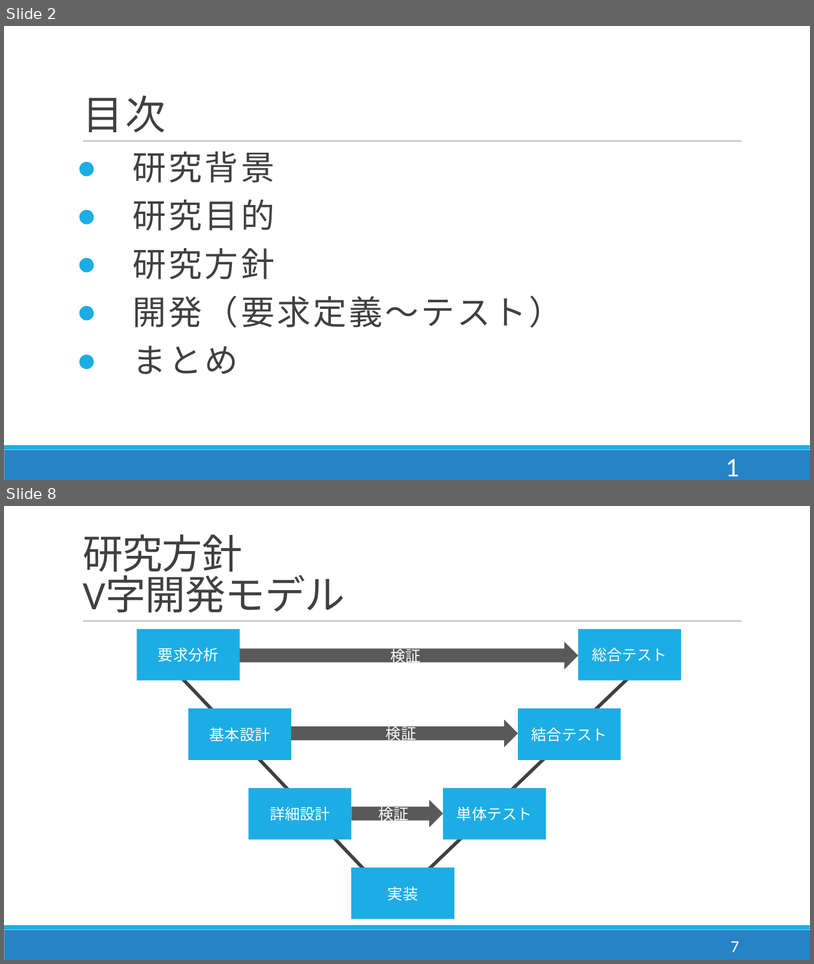
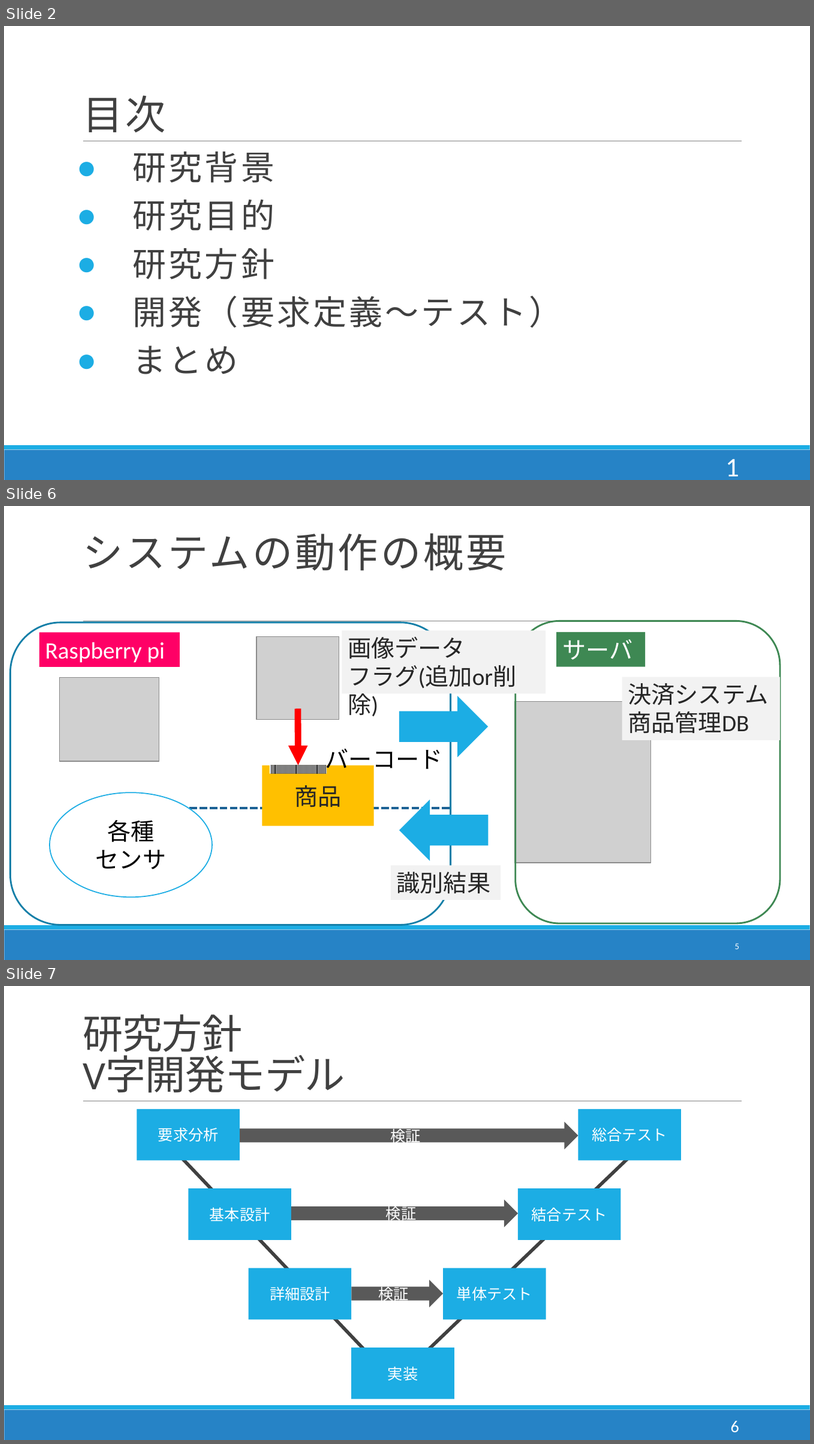
Before and after one commit to DJ956/YoloBarcodeReader, a slide deck: プレゼン/enpit_dan.pptx. Shown one above the other, each under a label of ours: slides 2 and 8 before the commit, slides 2, 6 and 7 after it; the slides between them are not shown. The pictures are 814x964 and 814x1444 pixels, drawn with LibreOffice and Linux fonts; fonts in the diff are those of the drawing; grey boxes stand for pictures. Boxes give left, top, right and bottom in pixels: in the first picture for what was removed or moved away, otherwise in the second. Text is boxed around its words. In the diff, an @@ line names an element or a change of style, - is before the commit and + after.

```diff
--- a/プレゼン/enpit_dan.pptx
+++ b/プレゼン/enpit_dan.pptx
@@ slide 6 added at (4,506,810,960), background #FFFFFF; not listed: 3 template elements that a slide beside it also shows @@
@@ title added at (83,533,507,571), 48 pt, text #404040 @@
+システムの動作の概要
@@ rounded rectangle added at (10,622,450,925), outline #1580A9 2 pt @@
@@ rectangle added at (342,631,546,694), fill #F2F2F2, 28 pt, text #262626 @@
+画像データ
+フラグ(追加or削除)
@@ rounded rectangle added at (516,621,781,924), outline #3E8853 2 pt @@
@@ rectangle added at (39,633,179,667), fill #FF0066, 28 pt, text #FFFFFF @@
+Raspberry pi
@@ picture added at (257,637,340,720) @@
@@ rectangle added at (557,632,646,666), fill #3E8853, 28 pt, text #FFFFFF @@
+サーバ
@@ picture added at (60,677,159,761) @@
@@ rectangle added at (622,676,780,739), fill #F2F2F2, 28 pt, text #262626 @@
+決済システム
+商品管理DB
@@ right arrow added at (399,696,489,757), fill #1CADE4 @@
@@ picture added at (515,702,651,862) @@
@@ arrow added from (298, 709) to (299, 765), #FF0000 7.75 pt @@
@@ text added at (326,748,443,774), 28 pt, text #000000 @@
+バーコード
@@ rectangle added at (263,766,374,826), fill #FFC000, 28 pt, text #262626 @@
+商品
@@ rectangle added at (270,765,327,774), fill pattern #000000 on #FFFFFF @@
@@ ellipse added at (50,792,212,897), fill #FFFFFF, outline #1CADE4 1.25 pt, 28 pt, text #000000 @@
+各種
+センサ
@@ line added from (159, 808) to (450, 808), #1D6294 3 pt dashed @@
@@ right arrow added at (399,799,489,861), fill #1CADE4 @@
@@ rectangle added at (391,865,501,900), fill #F2F2F2, 28 pt, text #262626 @@
+識別結果
@@ page number added at (735,943,740,949), 10.5 pt, text #FFFFFF @@
+5
@@ what was slide 8 is now slide 7 @@
@@ page number at (731,1420,740,1432): text changed @@
-7
+6
```
Also in this commit, not shown: 6 slides changed, 6 other slides added, 8 slides removed, 1 other file.
